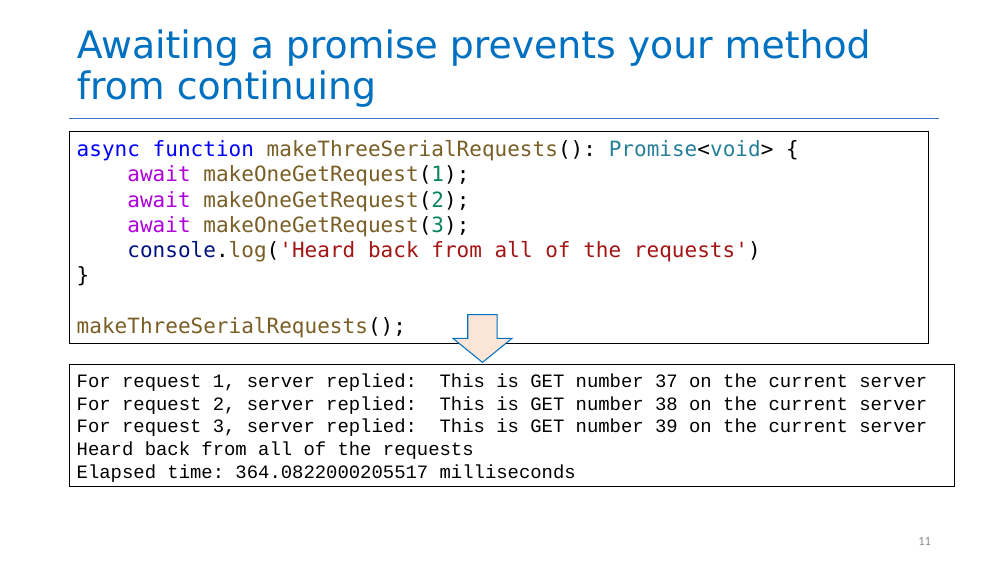
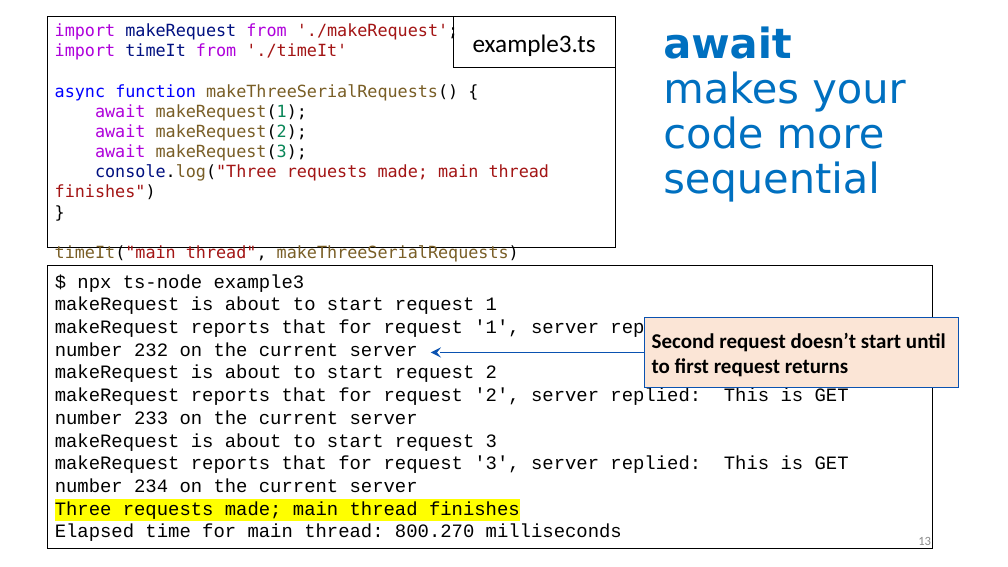
Before and after one commit to neu-se/CS4530-Fall-2022, a slide deck: slide 13 of Slides/Module 05 Concurrency Patterns in Typescript.pptx (slide 11 before the commit). Drawn at 1008x567 pixels with LibreOffice and Linux fonts; fonts in the diff are those of the drawing. Boxes give left, top, right and bottom in pixels: in the first picture for what was removed or moved away, otherwise in the second. Text is boxed around its words. In the diff, an @@ line names an element or a change of style, - is before the commit and + after.

Commit message:
added slides, examples, for M05

```diff
--- a/Slides/Module 05 Concurrency Patterns in Typescript.pptx
+++ b/Slides/Module 05 Concurrency Patterns in Typescript.pptx
@@ rectangle "import makeRequest from './makeRequest';": place and size @@
-rectangle "import makeRequest from './makeRequest';" at [70,132,929,343]
+rectangle "import makeRequest from './makeRequest';" at [48,17,616,248]
@@ rectangle "import makeRequest from './makeRequest';" at [48,17,616,248]: size 20 to 16 pt in "}" @@
@@ text in rectangle at [55,23,550,199]: text changed; size 20 to 16 pt; text colour #795E26 to #A31515 @@
-async function makeThreeSerialRequests(): Promise<void> {
-await makeOneGetRequest(1);
-await makeOneGetRequest(2);
-await makeOneGetRequest(3);
-console.log('Heard back from all of the requests')
+import makeRequest from './makeRequest';
+import timeIt from './timeIt'
+async function makeThreeSerialRequests() {
+await makeRequest(1);
+await makeRequest(2);
+await makeRequest(3);
+console.log("Three requests made; main thread finishes")
@@ rectangle added at [453,17,616,67], outline #000000 1 pt, 24 pt, text #000000 @@
+example3.ts
@@ title "await makes your code more ..." at [663,26,905,202]: vertical alignment bottom to top @@
@@ title at [663,26,905,202]: text changed; size 36 to 39.6 pt @@
-Awaiting a promise prevents your method from continuing
+await makes your code more sequential
@@ line removed from (70, 118) to (939, 118) @@
@@ rectangle "$ npx ts-node example3": place and size @@
-rectangle "$ npx ts-node example3" at [70,365,955,488]
+rectangle "$ npx ts-node example3" at [48,265,933,548]
@@ text in rectangle at [55,245,519,262]: text changed; size 20 to 16 pt @@
-makeThreeSerialRequests();
+timeIt("main thread", makeThreeSerialRequests)
@@ text in rectangle at [55,275,849,541]: text changed @@
-For request 1, server replied: This is GET number 37 on the current server
-For request 2, server replied: This is GET number 38 on the current server
-For request 3, server replied: This is GET number 39 on the current server
-Heard back from all of the requests
-Elapsed time: 364.0822000205517 milliseconds
+$ npx ts-node example3
+makeRequest is about to start request 1
+makeRequest reports that for request '1', server replied: This is GET number 232 on the current server
+makeRequest is about to start request 2
+makeRequest reports that for request '2', server replied: This is GET number 233 on the current server
+makeRequest is about to start request 3
+makeRequest reports that for request '3', server replied: This is GET number 234 on the current server
+Three requests made; main thread finishes
+Elapsed time for main thread: 800.270 milliseconds
@@ down arrow removed at [453,315,512,362] @@
@@ rectangle added at [644,318,958,387], fill #FBE5D6, outline #0A52B1 1 pt, 20 pt, text #000000, bold @@
+Second request doesn’t start until to first request returns
@@ arrow added from (644, 352) to (431, 352), #0A52B1 1 pt @@
@@ page number at [918,537,931,549]: text changed @@
-11
+13
```
Also in this commit, not shown: 8 other slides changed, 13 slides added, 11 slides removed, 1 other file.
